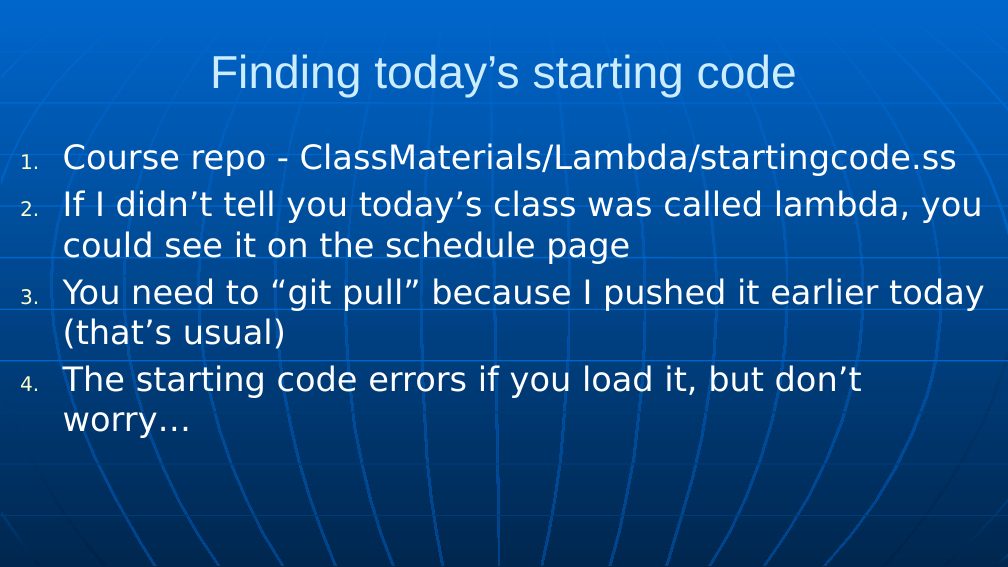
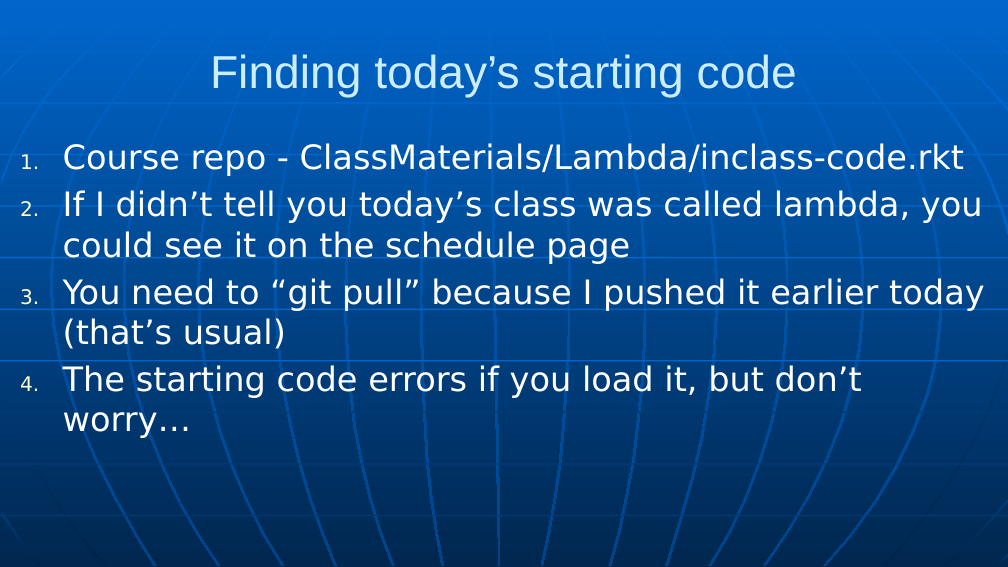
Before and after one commit to RHIT-CSSE/csse304, a slide deck: slide 2 of ClassMaterials/Lambda/Lambda.pptx. Drawn at 1008x567 pixels with LibreOffice and Linux fonts; fonts in the diff are those of the drawing. Boxes give left, top, right and bottom in pixels: in the first picture for what was removed or moved away, otherwise in the second. Text is boxed around its words. In the diff, an @@ line names an element or a change of style, - is before the commit and + after.

```diff
--- a/ClassMaterials/Lambda/Lambda.pptx
+++ b/ClassMaterials/Lambda/Lambda.pptx
@@ text at bbox=[63, 143, 964, 176]: text changed @@
-1. Course repo - ClassMaterials/Lambda/startingcode.ss
+1. Course repo - ClassMaterials/Lambda/inclass-code.rkt
```
Also in this commit, not shown: 2 other files.
